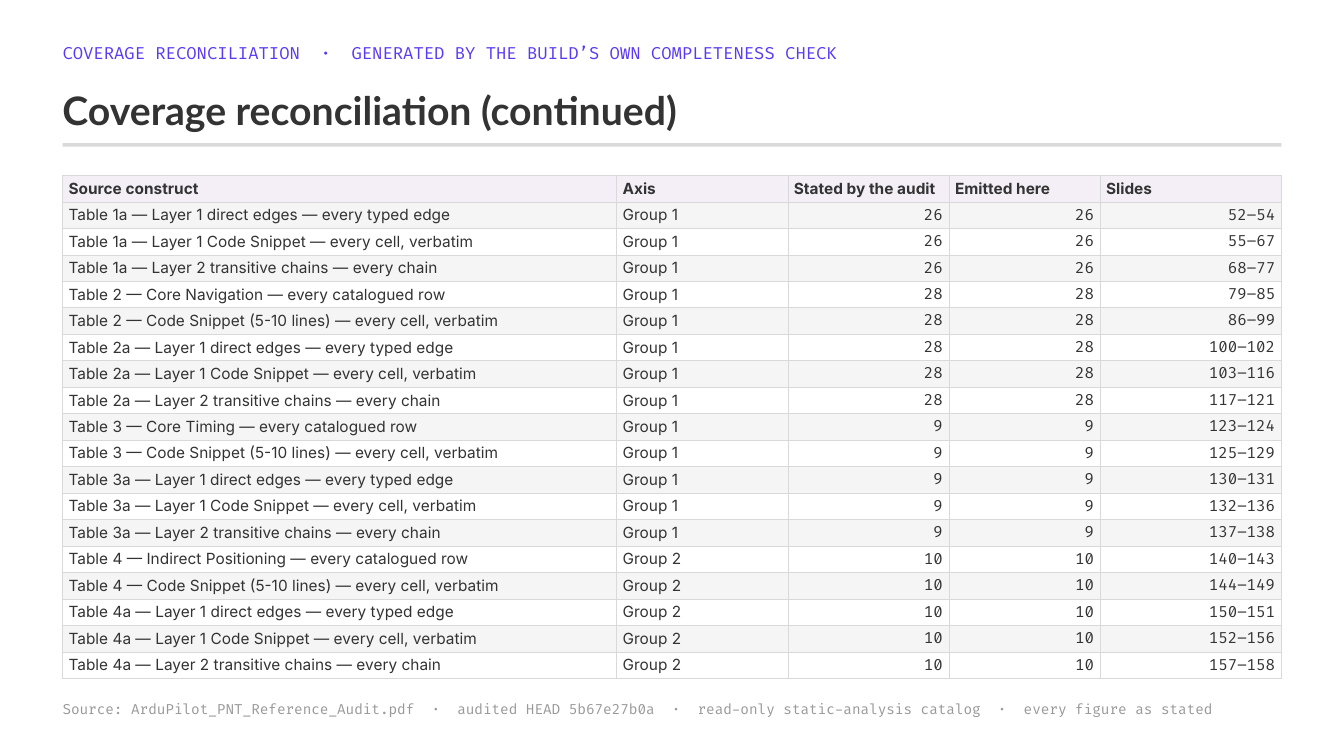
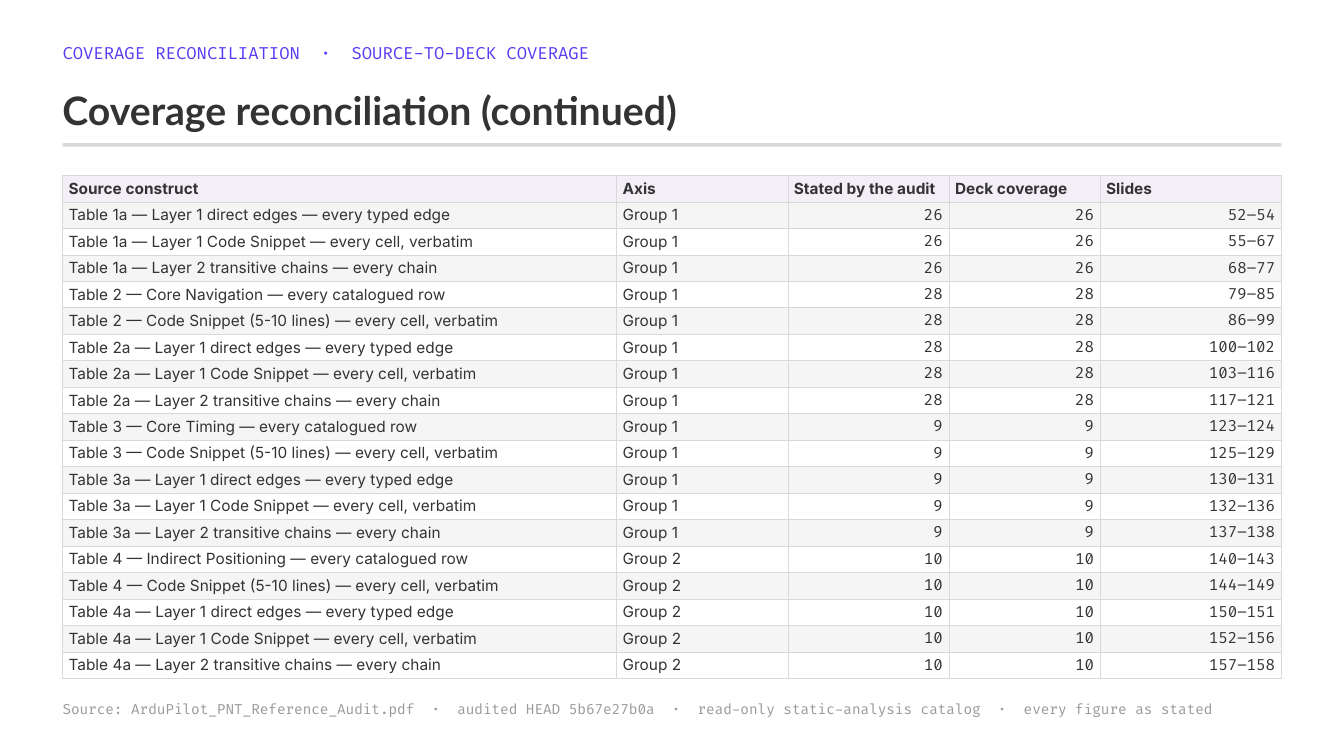
Before and after one commit to blitzy-public-samples/ardupilot-blitzy, a slide deck: slide 235 of blitzy/presentations/ArduPilot_PNT_Reference_Audit_Full_Findings.pptx. Drawn at 1344x756 pixels with LibreOffice and Linux fonts; fonts in the diff are those of the drawing. Boxes give left, top, right and bottom in pixels: in the first picture for what was removed or moved away, otherwise in the second. Text is boxed around its words. In the diff, an @@ line names an element or a change of style, - is before the commit and + after.

```diff
--- a/blitzy/presentations/ArduPilot_PNT_Reference_Audit_Full_Findings.pptx
+++ b/blitzy/presentations/ArduPilot_PNT_Reference_Audit_Full_Findings.pptx
@@ text at bbox=[63, 47, 589, 59]: text changed @@
-COVERAGE RECONCILIATION · GENERATED BY THE BUILD’S OWN COMPLETENESS CHECK
+COVERAGE RECONCILIATION · SOURCE-TO-DECK COVERAGE
@@ table at bbox=[63, 175, 1282, 679] @@
-row 1, column 4: Emitted here
+row 1, column 4: Deck coverage
```
Also in this commit, not shown: 4 other slides changed.
